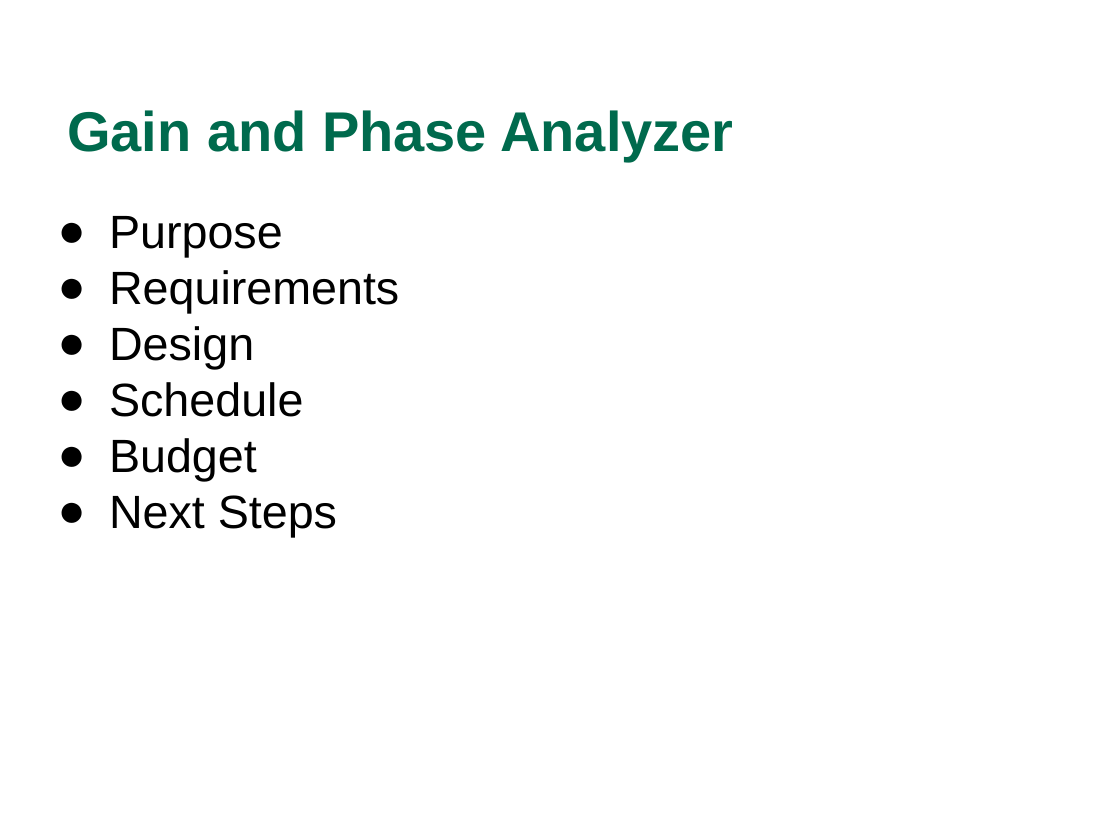
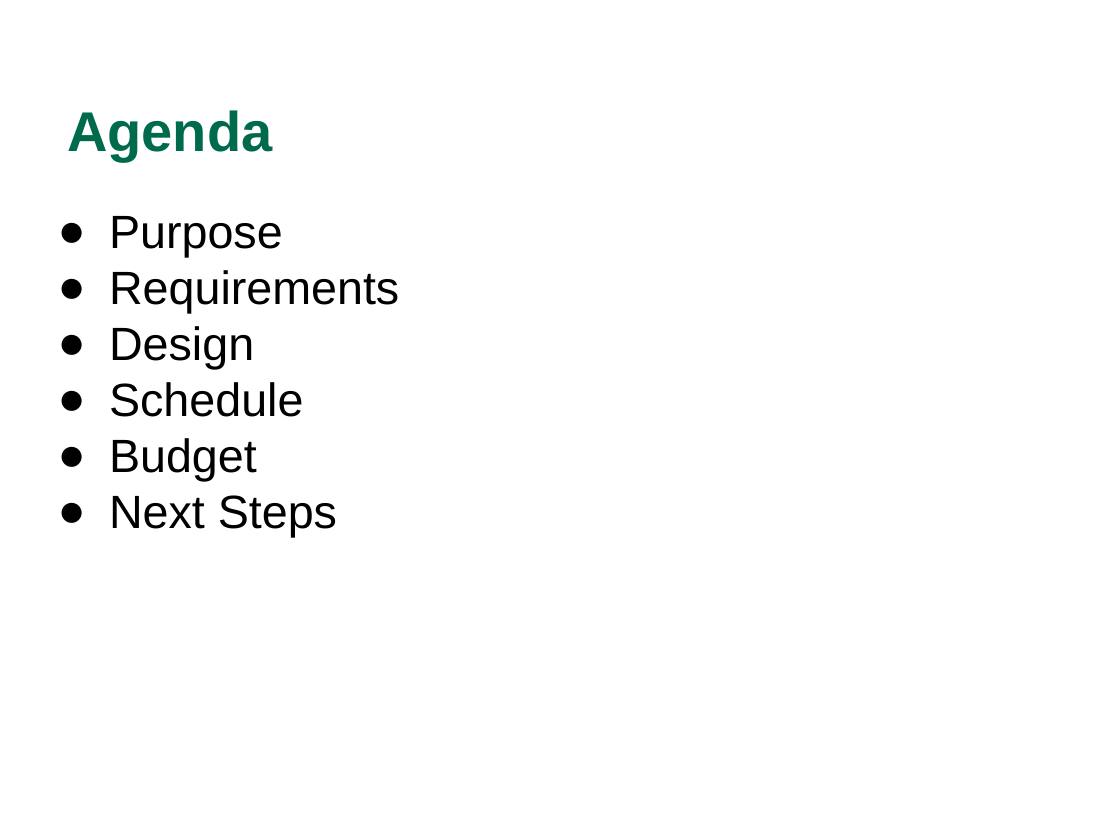
Before and after one commit to WCP52/docs, a slide deck: slide 2 of official/intpres/WCP52 Gain-Phase Interim Presentation.pptx. Drawn at 1120x840 pixels with LibreOffice and Linux fonts; fonts in the diff are those of the drawing. Boxes give left, top, right and bottom in pixels: in the first picture for what was removed or moved away, otherwise in the second. Text is boxed around its words. In the diff, an @@ line names an element or a change of style, - is before the commit and + after.

```diff
--- a/official/intpres/WCP52 Gain-Phase Interim Presentation.pptx
+++ b/official/intpres/WCP52 Gain-Phase Interim Presentation.pptx
@@ title at [67, 110, 272, 161]: text changed @@
-Gain and Phase Analyzer
+Agenda
```
Also in this commit, not shown: 4 other slides changed, 2 other files.
